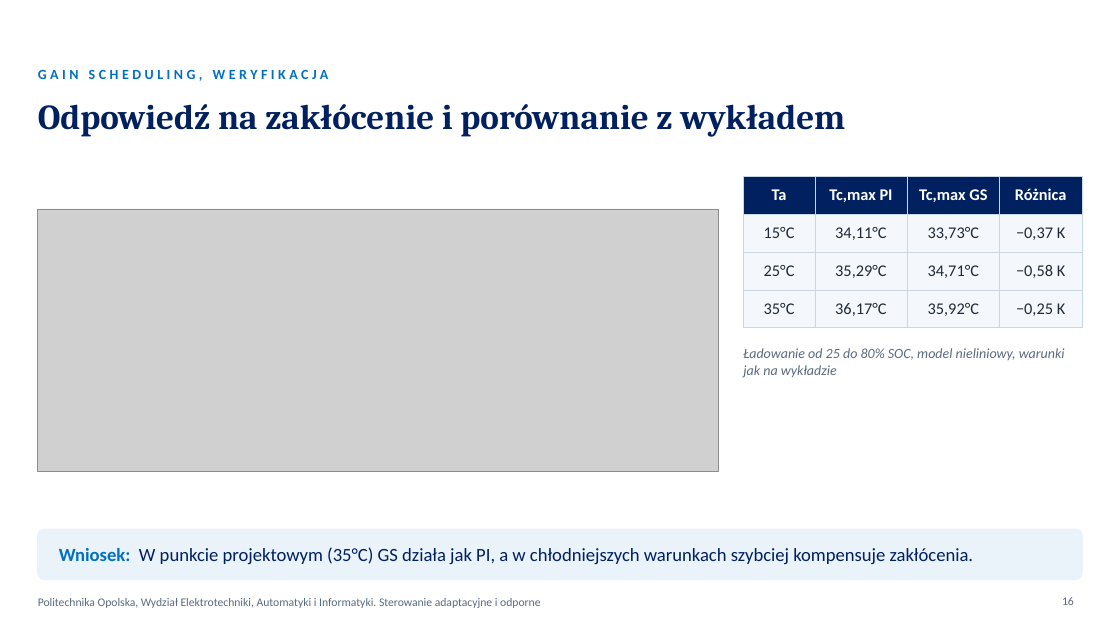
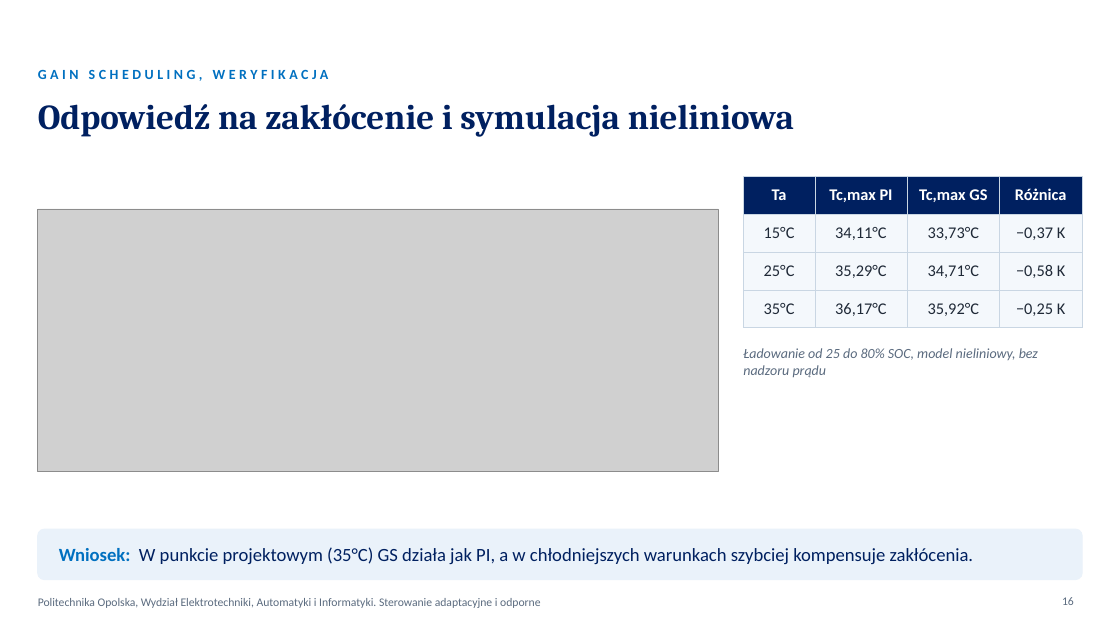
Before and after one commit to KarolFabianek/Adaptive-and-robust-control, a slide deck: slide 16 of Prezentacja/BTMS_PROJEKT_FABIANEK_FORTUNA.pptx. Drawn at 1120x630 pixels with LibreOffice and Linux fonts; fonts in the diff are those of the drawing; grey boxes stand for pictures; background and template pictures are left out. Boxes give left, top, right and bottom in pixels: in the first picture for what was removed or moved away, otherwise in the second. Text is boxed around its words. In the diff, an @@ line names an element or a change of style, - is before the commit and + after.

Commit message:
Prezentacje: naukowe podsumowanie wyników
- usunięte slajdy z instrukcją uruchamiania i ćwiczeniami
- slajd o zjawiskach uwzględnionych w modelu zamiast porównania z wykładem
- Simulink przedstawiony jako niezależna weryfikacja implementacji
- sześć wniosków naukowych opartych na wynikach
- wykład: wyniki długoterminowe zamiast zapowiedzi projektu
- legendy wykresów E01 i E03 bez odwołań do wykładu
- skrypt wystąpień zgodny z nowymi slajdami

```diff
--- a/Prezentacja/BTMS_PROJEKT_FABIANEK_FORTUNA.pptx
+++ b/Prezentacja/BTMS_PROJEKT_FABIANEK_FORTUNA.pptx
@@ title at <box>38,104,794,137</box>: text changed @@
-Odpowiedź na zakłócenie i porównanie z wykładem
+Odpowiedź na zakłócenie i symulacja nieliniowa
@@ text at <box>743,348,1038,377</box>: text changed @@
-Ładowanie od 25 do 80% SOC, model nieliniowy, warunki jak na wykładzie
+Ładowanie od 25 do 80% SOC, model nieliniowy, bez nadzoru prądu
```
Also in this commit, not shown: 8 other slides changed, 1 slide added, 5 slides removed, 15 other files.
